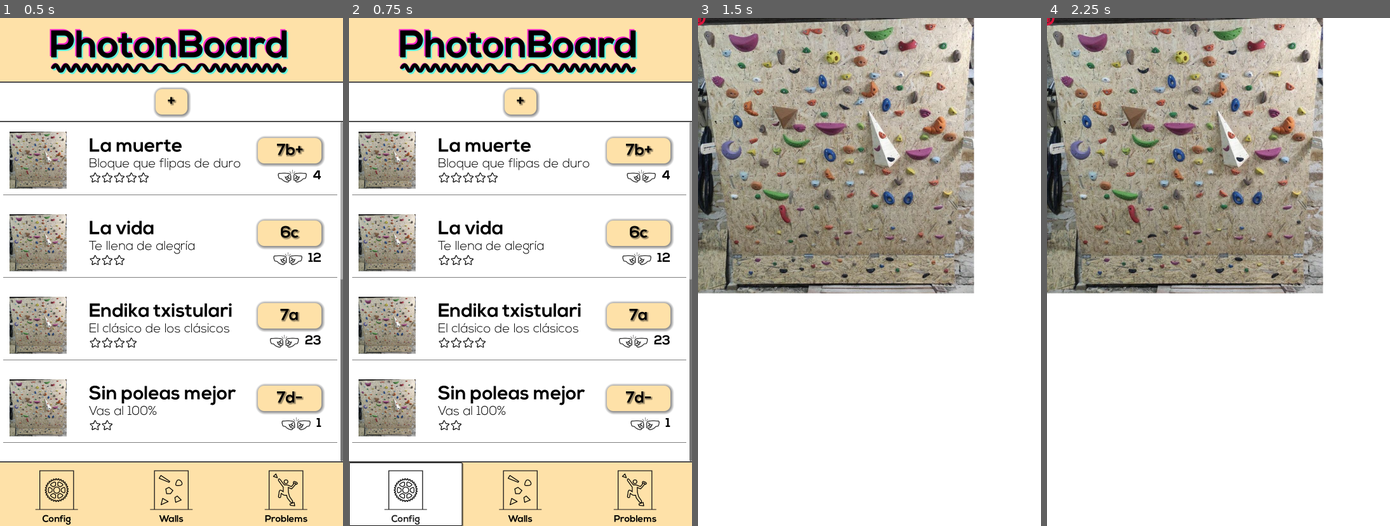
Above: before the commit, frames 1-4 (left to right).
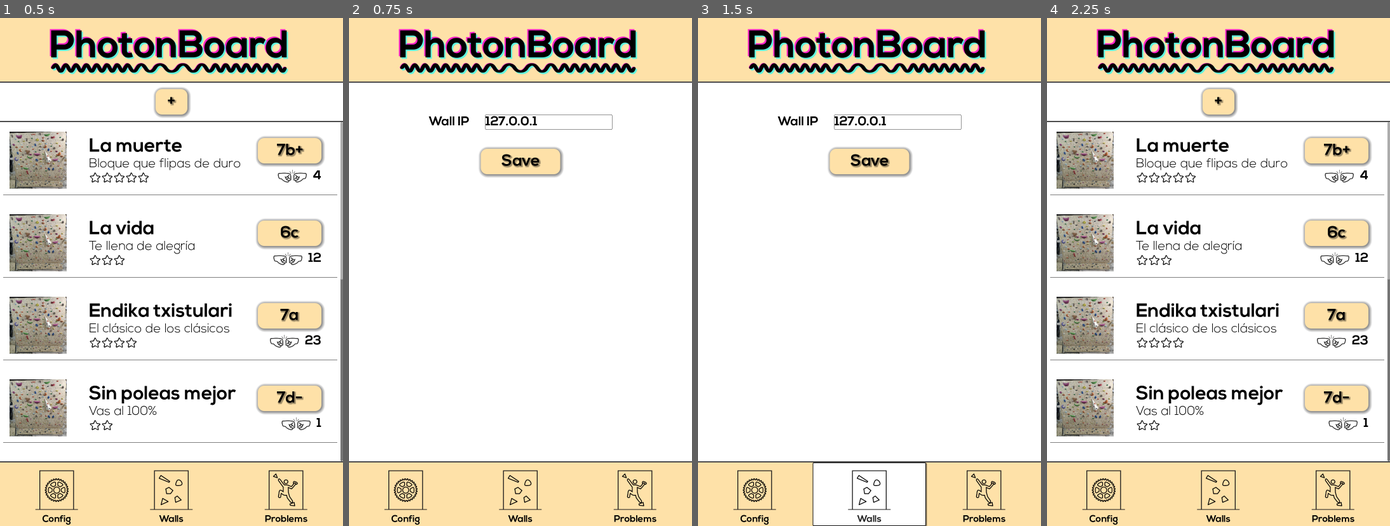
Above: after the commit, the same moments.

Repository: ladecadence/PhotonboardApp
Game: Godot game, scene res://main.tscn
The game is run twice, just before and just after one commit, with the same random seed, the same clock (stepped at 60 frames per second) and the same inputs.
Inputs (mouse positions are in pixels of both pictures, inside the frame that each line leads up to):
- Up to frame 1 (0.5 s): no input
- Up to frame 2 (0.75 s): click "Config" at 0.5 s
- Up to frame 3 (1.5 s): click "Walls" at 1.25 s
- Up to frame 4 (2.25 s): click (1331, 495) at 2 s, where only the run after the commit has a clickable "Problems"

Frame 1 is identical in both runs. In frame 2, 23% of the frame differs, in the area x 0-100%, y 13-100%; in frame 3, 55%; in frame 4, 68%, in the area x 0-100%, y 0-100%.
Error before the commit: Trying to assign value of type 'int' to a variable of type 'String'. (res://scripts/Hold.gd:19)

Commit message:
Created working config screen

Diff:
--- /dev/null
+++ b/screens/Config.tscn
@@ -0,0 +1,258 @@
+[gd_scene load_steps=14 format=3 uid="uid://ddnfe8q2l6adh"]
+
+[ext_resource type="Script" uid="uid://c6mkqkqlpd85g" path="res://scripts/config.gd" id="1_7d1r7"]
+[ext_resource type="Texture2D" uid="uid://c0hna8xcjl7wq" path="res://images/title.png" id="2_7d1r7"]
+[ext_resource type="Theme" uid="uid://cc6pd6kgs8ds2" path="res://theme/main.tres" id="3_7d1r7"]
+[ext_resource type="FontFile" uid="uid://lnhy5j8s4phh" path="res://fonts/Nexa Bold.otf" id="3_utxe6"]
+[ext_resource type="Texture2D" uid="uid://d234w55uw8xu1" path="res://icons/config.svg" id="4_6og1j"]
+[ext_resource type="Texture2D" uid="uid://xjgjr86famnv" path="res://icons/wall.svg" id="5_txrv4"]
+[ext_resource type="Texture2D" uid="uid://cvymwojed6tmb" path="res://icons/problem.svg" id="6_d3p5f"]
+
+[sub_resource type="StyleBoxFlat" id="StyleBoxFlat_lcpuf"]
+bg_color = Color(0.994083, 0.881678, 0.657324, 1)
+
+[sub_resource type="StyleBoxFlat" id="StyleBoxFlat_61yb8"]
+bg_color = Color(1, 1, 1, 1)
+
+[sub_resource type="StyleBoxFlat" id="StyleBoxFlat_utxe6"]
+bg_color = Color(1, 1, 1, 1)
+
+[sub_resource type="StyleBoxFlat" id="StyleBoxFlat_6og1j"]
+bg_color = Color(0.994083, 0.881678, 0.657324, 1)
+corner_radius_top_left = 20
+corner_radius_top_right = 20
+corner_radius_bottom_right = 20
+corner_radius_bottom_left = 20
+shadow_color = Color(0.295867, 0.295866, 0.295866, 0.6)
+shadow_size = 10
+shadow_offset = Vector2(2, 2)
+
+[sub_resource type="LabelSettings" id="LabelSettings_txrv4"]
+font = ExtResource("3_utxe6")
+font_size = 50
+font_color = Color(0, 0, 0, 1)
+shadow_size = 10
+shadow_color = Color(0, 0, 0, 0.243137)
+shadow_offset = Vector2(3, 3)
+
+[sub_resource type="StyleBoxFlat" id="StyleBoxFlat_qgtbm"]
+bg_color = Color(0.994083, 0.881678, 0.657324, 1)
+
+[node name="Config" type="MarginContainer"]
+anchors_preset = 15
+anchor_right = 1.0
+anchor_bottom = 1.0
+grow_horizontal = 2
+grow_vertical = 2
+script = ExtResource("1_7d1r7")
+
+[node name="VBoxContainer" type="VBoxContainer" parent="."]
+layout_mode = 2
+
+[node name="Header" type="Control" parent="VBoxContainer"]
+custom_minimum_size = Vector2(0, 200)
+layout_mode = 2
+
+[node name="Panel" type="Panel" parent="VBoxContainer/Header"]
+layout_mode = 1
+anchors_preset = 15
+anchor_right = 1.0
+anchor_bottom = 1.0
+grow_horizontal = 2
+grow_vertical = 2
+theme_override_styles/panel = SubResource("StyleBoxFlat_lcpuf")
+
+[node name="TextureRect" type="TextureRect" parent="VBoxContainer/Header/Panel"]
+layout_mode = 1
+anchors_preset = 8
+anchor_left = 0.5
+anchor_top = 0.5
+anchor_right = 0.5
+anchor_bottom = 0.5
+offset_left = -383.0
+offset_top = -65.0
+offset_right = 617.0
+offset_bottom = 124.0
+grow_horizontal = 2
+grow_vertical = 2
+scale = Vector2(0.75, 0.75)
+texture = ExtResource("2_7d1r7")
+
+[node name="Control" type="Control" parent="VBoxContainer"]
+layout_mode = 2
+size_flags_vertical = 3
+
+[node name="Panel" type="Panel" parent="VBoxContainer/Control"]
+layout_mode = 1
+anchors_preset = 15
+anchor_right = 1.0
+anchor_bottom = 1.0
+grow_horizontal = 2
+grow_vertical = 2
+theme_override_styles/panel = SubResource("StyleBoxFlat_61yb8")
+
+[node name="MarginContainer" type="MarginContainer" parent="VBoxContainer/Control"]
+layout_mode = 1
+anchors_preset = 15
+anchor_right = 1.0
+anchor_bottom = 1.0
+grow_horizontal = 2
+grow_vertical = 2
+theme_override_constants/margin_left = 20
+theme_override_constants/margin_top = 100
+theme_override_constants/margin_right = 20
+theme_override_constants/margin_bottom = 20
+
+[node name="Scroll" type="ScrollContainer" parent="VBoxContainer/Control/MarginContainer"]
+layout_mode = 2
+
+[node name="Lista" type="VBoxContainer" parent="VBoxContainer/Control/MarginContainer/Scroll"]
+layout_mode = 2
+size_flags_horizontal = 3
+size_flags_vertical = 3
+theme_override_constants/separation = 50
+
+[node name="HBoxContainer" type="HBoxContainer" parent="VBoxContainer/Control/MarginContainer/Scroll/Lista"]
+layout_mode = 2
+theme_override_constants/separation = 50
+alignment = 1
+
+[node name="LabelIP" type="Label" parent="VBoxContainer/Control/MarginContainer/Scroll/Lista/HBoxContainer"]
+layout_mode = 2
+theme = ExtResource("3_7d1r7")
+text = "Wall IP"
+
+[node name="LineEditIP" type="LineEdit" parent="VBoxContainer/Control/MarginContainer/Scroll/Lista/HBoxContainer"]
+custom_minimum_size = Vector2(400, 0)
+layout_mode = 2
+theme = ExtResource("3_7d1r7")
+
+[node name="HBoxContainer7" type="HBoxContainer" parent="VBoxContainer/Control/MarginContainer/Scroll/Lista"]
+layout_mode = 2
+theme_override_constants/separation = 0
+alignment = 1
+
+[node name="Panel2" type="Panel" parent="VBoxContainer/Control/MarginContainer/Scroll/Lista/HBoxContainer7"]
+custom_minimum_size = Vector2(0, 100)
+layout_mode = 2
+size_flags_horizontal = 3
+theme_override_styles/panel = SubResource("StyleBoxFlat_utxe6")
+
+[node name="MarginContainer" type="MarginContainer" parent="VBoxContainer/Control/MarginContainer/Scroll/Lista/HBoxContainer7/Panel2"]
+layout_mode = 1
+anchors_preset = 8
+anchor_left = 0.5
+anchor_top = 0.5
+anchor_right = 0.5
+anchor_bottom = 0.5
+offset_left = -100.0
+offset_top = -40.0
+offset_right = 100.0
+offset_bottom = 40.0
+grow_horizontal = 2
+grow_vertical = 2
+size_flags_horizontal = 8
+
+[node name="CenterContainer" type="CenterContainer" parent="VBoxContainer/Control/MarginContainer/Scroll/Lista/HBoxContainer7/Panel2/MarginContainer"]
+layout_mode = 2
+
+[node name="PanelSave" type="Panel" parent="VBoxContainer/Control/MarginContainer/Scroll/Lista/HBoxContainer7/Panel2/MarginContainer/CenterContainer"]
+custom_minimum_size = Vector2(250, 80)
+layout_mode = 2
+theme_override_styles/panel = SubResource("StyleBoxFlat_6og1j")
+
+[node name="Save" type="Label" parent="VBoxContainer/Control/MarginContainer/Scroll/Lista/HBoxContainer7/Panel2/MarginContainer/CenterContainer/PanelSave"]
+layout_mode = 1
+anchors_preset = 8
+anchor_left = 0.5
+anchor_top = 0.5
+anchor_right = 0.5
+anchor_bottom = 0.5
+offset_left = -41.0
+offset_top = -25.5
+offset_right = 41.0
+offset_bottom = 25.5
+grow_horizontal = 2
+grow_vertical = 2
+theme_override_colors/font_color = Color(0, 0, 0, 1)
+theme_override_fonts/font = ExtResource("3_utxe6")
+theme_override_font_sizes/font_size = 40
+text = "Save"
+label_settings = SubResource("LabelSettings_txrv4")
+horizontal_alignment = 1
+vertical_alignment = 1
+
+[node name="CenterContainer" type="CenterContainer" parent="VBoxContainer/Control/MarginContainer/Scroll/Lista"]
+custom_minimum_size = Vector2(0, 100)
+layout_mode = 2
+
+[node name="LabelOk" type="Label" parent="VBoxContainer/Control/MarginContainer/Scroll/Lista/CenterContainer"]
+layout_mode = 2
+theme = ExtResource("3_7d1r7")
+theme_override_font_sizes/font_size = 30
+horizontal_alignment = 1
+vertical_alignment = 1
+
+[node name="Navbar" type="Control" parent="VBoxContainer"]
+custom_minimum_size = Vector2(0, 200)
+layout_mode = 2
+
+[node name="Panel" type="Panel" parent="VBoxContainer/Navbar"]
+layout_mode = 1
+anchors_preset = 15
+anchor_right = 1.0
+anchor_bottom = 1.0
+grow_horizontal = 2
+grow_vertical = 2
+theme_override_styles/panel = SubResource("StyleBoxFlat_qgtbm")
+
+[node name="HBoxContainer" type="HBoxContainer" parent="VBoxContainer/Navbar"]
+layout_mode = 1
+anchors_preset = 15
+anchor_right = 1.0
+anchor_bottom = 1.0
+grow_horizontal = 2
+grow_vertical = 2
+alignment = 1
+
+[node name="ButtonConfig" type="Button" parent="VBoxContainer/Navbar/HBoxContainer"]
+layout_mode = 2
+size_flags_horizontal = 3
+theme_override_colors/font_color = Color(0, 0, 0, 1)
+theme_override_fonts/font = ExtResource("3_utxe6")
+theme_override_font_sizes/font_size = 30
+text = "Config"
+icon = ExtResource("4_6og1j")
+flat = true
+icon_alignment = 1
+vertical_icon_alignment = 0
+expand_icon = true
+
+[node name="ButtonWalls" type="Button" parent="VBoxContainer/Navbar/HBoxContainer"]
+layout_mode = 2
+size_flags_horizontal = 3
+theme_override_colors/font_color = Color(0, 0, 0, 1)
+theme_override_fonts/font = ExtResource("3_utxe6")
+theme_override_font_sizes/font_size = 30
+text = "Walls"
+icon = ExtResource("5_txrv4")
+flat = true
+icon_alignment = 1
+vertical_icon_alignment = 0
+expand_icon = true
+
+[node name="ButtonProblems" type="Button" parent="VBoxContainer/Navbar/HBoxContainer"]
+layout_mode = 2
+size_flags_horizontal = 3
+theme_override_colors/font_color = Color(0, 0, 0, 1)
+theme_override_fonts/font = ExtResource("3_utxe6")
+theme_override_font_sizes/font_size = 30
+text = "Problems"
+icon = ExtResource("6_d3p5f")
+flat = true
+icon_alignment = 1
+vertical_icon_alignment = 0
+expand_icon = true
+
+[connection signal="gui_input" from="VBoxContainer/Control/MarginContainer/Scroll/Lista/HBoxContainer7/Panel2/MarginContainer/CenterContainer/PanelSave" to="." method="_on_panel_save_gui_input"]
+[connection signal="pressed" from="VBoxContainer/Navbar/HBoxContainer/ButtonProblems" to="." method="_on_button_problems_pressed"]
--- a/screens/problem_list.tscn
+++ b/screens/problem_list.tscn
@@ -191,5 +191,6 @@
 expand_icon = true
 
 [connection signal="gui_input" from="VBoxContainer/CenterContainer/Panel/MarginContainer/CenterContainer/PanelAdd" to="VBoxContainer/ContentProblems" method="_on_panel_add_gui_input"]
+[connection signal="pressed" from="VBoxContainer/Navbar/HBoxContainer/ButtonConfig" to="VBoxContainer/ContentProblems" method="_on_button_config_pressed"]
 [connection signal="pressed" from="VBoxContainer/Navbar/HBoxContainer/ButtonWalls" to="VBoxContainer/ContentProblems" method="_on_button_walls_pressed"]
 [connection signal="pressed" from="VBoxContainer/Navbar/HBoxContainer/ButtonProblems" to="VBoxContainer/ContentProblems" method="_on_button_problems_pressed"]
--- a/scripts/AppManager.gd
+++ b/scripts/AppManager.gd
@@ -26,6 +26,8 @@
 func _deferred_load_screen(s: Screen, data):
 	# main screen router
 	match (s):
+		Screen.CONFIG:
+			screen_scene = "res://screens/Config.tscn"
 		Screen.WALL_LIST:
 			screen_scene = ""
 		Screen.PROBLEM_LIST:
--- /dev/null
+++ b/scripts/config.gd
@@ -0,0 +1,28 @@
+extends MarginContainer
+
+@onready var labelOk = $VBoxContainer/Control/MarginContainer/Scroll/Lista/CenterContainer/LabelOk
+@onready var lineEditIP = $VBoxContainer/Control/MarginContainer/Scroll/Lista/HBoxContainer/LineEditIP
+
+func _ready() -> void:
+	lineEditIP.text = AppManager.wall_ip
+
+
+func _on_button_problems_pressed() -> void:
+	AppManager.load_screen(AppManager.Screen.PROBLEM_LIST, null)
+
+
+func _on_panel_save_gui_input(event: InputEvent) -> void:
+	if event is InputEventMouseButton and event.button_index == MOUSE_BUTTON_LEFT and event.pressed:
+		AppManager.wall_ip = lineEditIP.text
+		AppManager.save_config()
+		# show and hide config saved text
+		labelOk.text = "Config Saved"
+		var timer := Timer.new()
+		add_child(timer)
+		timer.wait_time = 2.0
+		timer.one_shot = true
+		timer.connect("timeout", _on_timer_timeout)
+		timer.start()
+
+func _on_timer_timeout() -> void:
+	labelOk.text = ""
--- a/scripts/content_problems.gd
+++ b/scripts/content_problems.gd
@@ -46,3 +46,7 @@
 func _on_panel_add_gui_input(event: InputEvent) -> void:
 	if event is InputEventMouseButton and event.button_index == MOUSE_BUTTON_LEFT and event.pressed:
 		AppManager.load_screen(AppManager.Screen.WALL_EDIT, null)
+
+
+func _on_button_config_pressed() -> void:
+	AppManager.load_screen(AppManager.Screen.CONFIG, null)
Not shown, added: scripts/config.gd.uid
